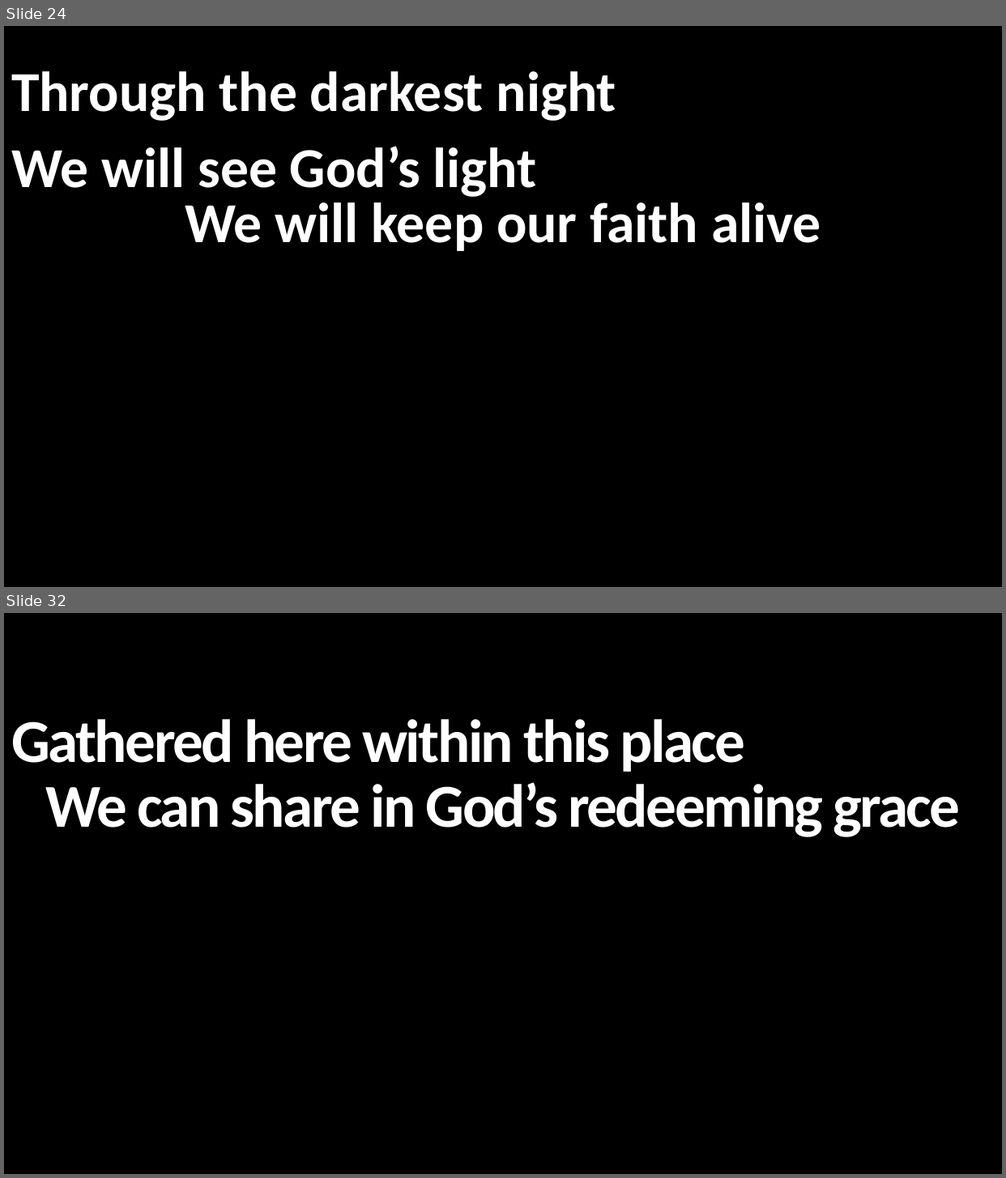
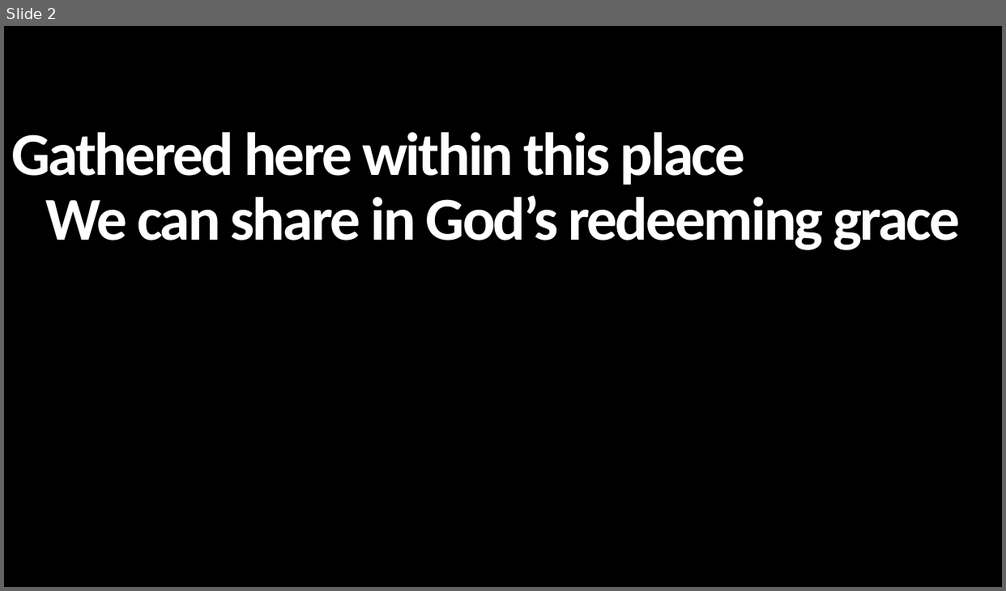
Before and after one commit to rwm6857/GraceChords, a slide deck: docs/pptx/gathered_here_within_this_place.pptx. Shown one above the other, each under a label of ours: slides 24 and 32 before the commit, slide 2 after it; the slides between them are not shown. The pictures are 1006x1178 and 1006x591 pixels, drawn with LibreOffice and Linux fonts; fonts in the diff are those of the drawing. Boxes give left, top, right and bottom in pixels: in the first picture for what was removed or moved away, otherwise in the second. Text is boxed around its words. In the diff, an @@ line names an element or a change of style, - is before the commit and + after.

```diff
--- a/docs/pptx/gathered_here_within_this_place.pptx
+++ b/docs/pptx/gathered_here_within_this_place.pptx
@@ slide 24 removed at (x1=4, y1=26, x2=1002, y2=587), background #000000 @@
@@ text removed at (x1=11, y1=71, x2=821, y2=251) @@
-Through the darkest night
-We will see God’s light
-We will keep our faith alive
@@ what was slide 32 is now slide 2 @@
```
Also in this commit, not shown: 42 other slides removed, 24 other files.
